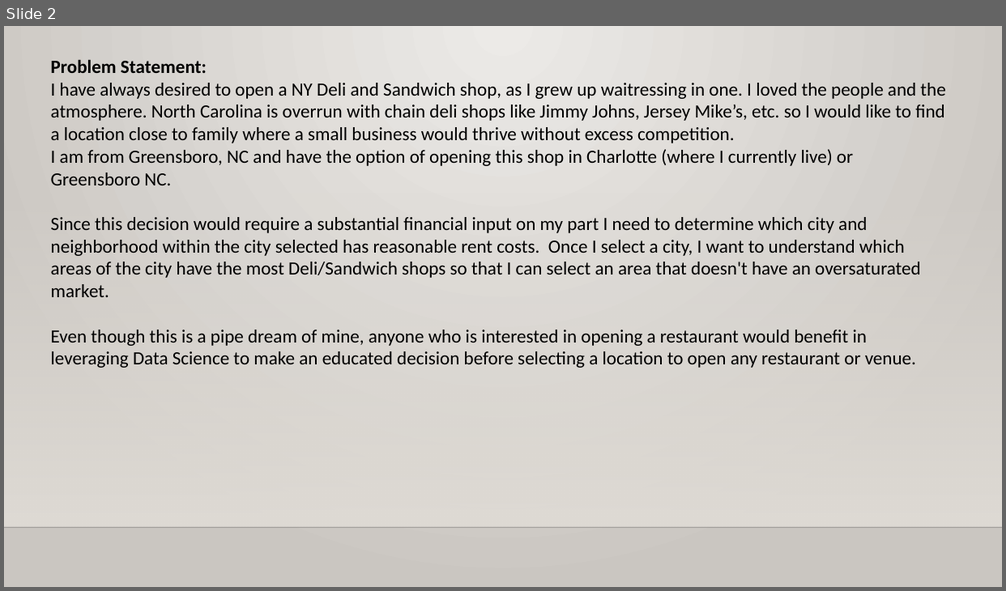
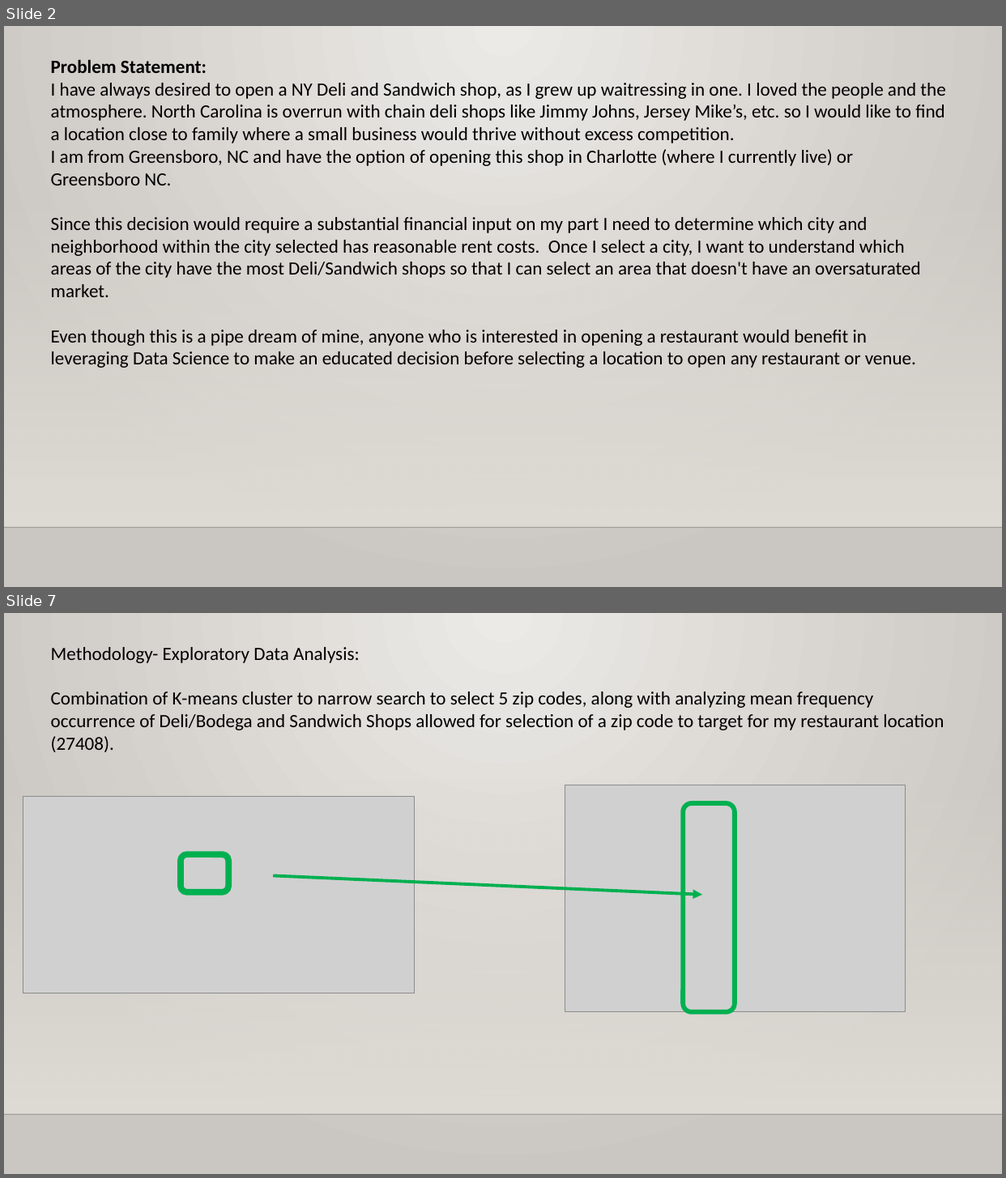
Before and after one commit to crowela022/LCDataScience, a slide deck: Data Science Capstone Project Presentation 2.pptx. Shown one above the other, each under a label of ours: slide 2 before the commit, slides 2 and 7 after it; the slides between them are not shown. The pictures are 1006x591 and 1006x1178 pixels, drawn with LibreOffice and Linux fonts; fonts in the diff are those of the drawing; grey boxes stand for pictures; background and template pictures are left out. Boxes give left, top, right and bottom in pixels: in the first picture for what was removed or moved away, otherwise in the second. Text is boxed around its words. In the diff, an @@ line names an element or a change of style, - is before the commit and + after.

```diff
--- a/Data Science Capstone Project Presentation 2.pptx
+++ b/Data Science Capstone Project Presentation 2.pptx
@@ slide 7 added at box(4, 613, 1002, 1174), background gradient #ECEAE7 to #CAC7C1; not listed: 2 template elements that a slide beside it also shows @@
@@ text added at box(51, 647, 944, 752), 18 pt, text #000000 @@
+Methodology- Exploratory Data Analysis:
+Combination of K-means cluster to narrow search to select 5 zip codes, along with analyzing mean frequency occurrence of Deli/Bodega and Sandwich Shops allowed for selection of a zip code to target for my restaurant location (27408).
@@ picture added at box(23, 796, 414, 994) @@
@@ picture added at box(565, 786, 906, 1012) @@
@@ rounded rectangle added at box(683, 803, 735, 1012), outline #00B050 4.5 pt @@
@@ rounded rectangle added at box(181, 855, 228, 892), outline #00B050 6 pt @@
@@ arrow added from (274, 875) to (702, 895), #00B050 3 pt @@
```
Also in this commit, not shown: 2 slides changed, 4 other slides added, 5 slides removed.
